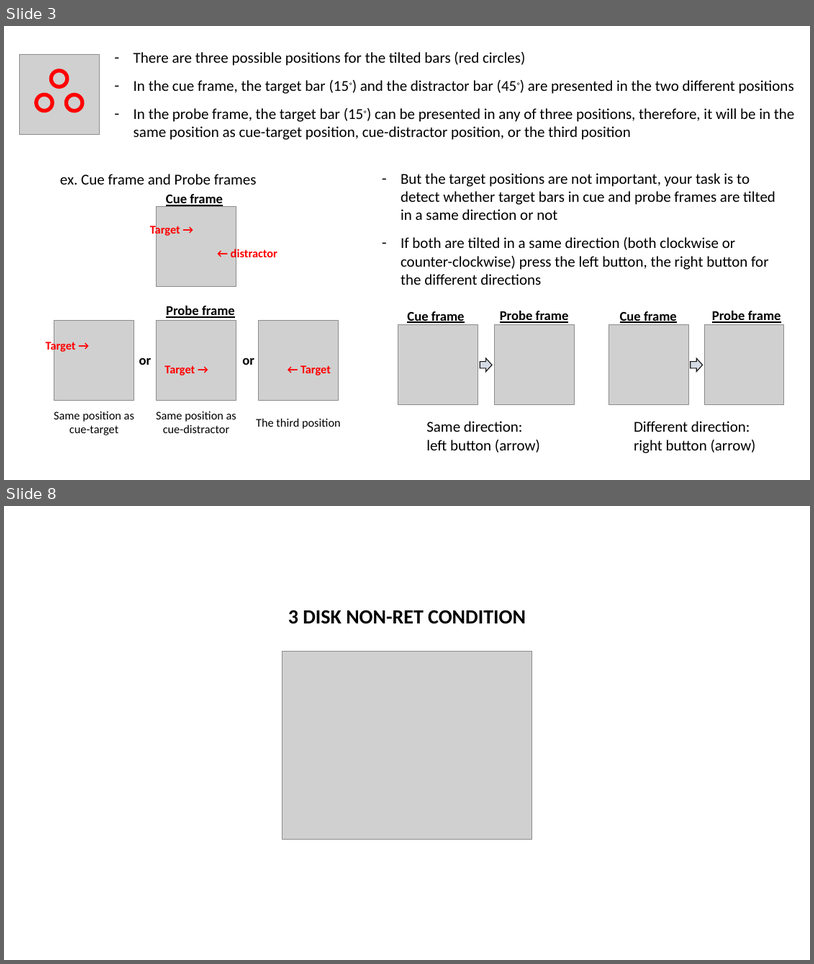
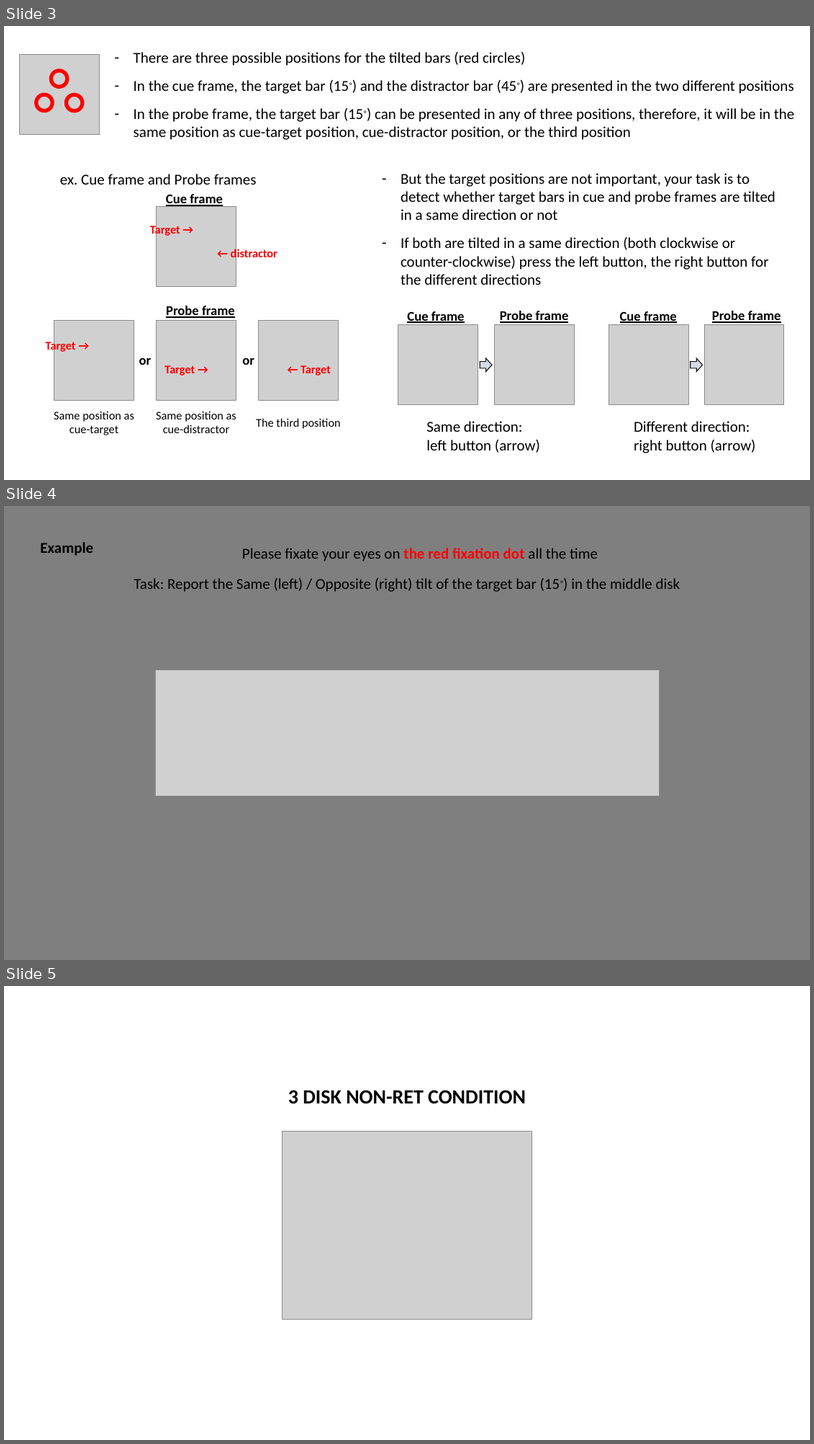
Before and after one commit to Ohyeon5/TPD_priority_map, a slide deck: Instructions/Instruction for observers.pptx. Shown one above the other, each under a label of ours: slides 3 and 8 before the commit, slides 3, 4 and 5 after it; the slides between them are not shown. The pictures are 814x964 and 814x1444 pixels, drawn with LibreOffice and Linux fonts; fonts in the diff are those of the drawing; grey boxes stand for pictures. Boxes give left, top, right and bottom in pixels: in the first picture for what was removed or moved away, otherwise in the second. Text is boxed around its words. In the diff, an @@ line names an element or a change of style, - is before the commit and + after.

Commit message:
Add: 3disk_flicker condition, pp.isLeftAlways parameter is added to do so

```diff
--- a/Instructions/Instruction for observers.pptx
+++ b/Instructions/Instruction for observers.pptx
@@ slide 4 added at bbox=[4, 506, 810, 960], background #7F7F7F @@
@@ text added at bbox=[40, 542, 681, 592], 18 pt, text #000000 @@
+Example
+Task: Report the Same (left) / Opposite (right) tilt of the target bar (15◦) in the middle disk
@@ text added at bbox=[242, 548, 598, 561], 18 pt, text #000000 @@
+Please fixate your eyes on the red fixation dot all the time
@@ picture added at bbox=[155, 670, 659, 795] @@
@@ what was slide 8 is now slide 5 @@
```
Also in this commit, not shown: 4 slides changed, 2 other slides added, 4 other files.
